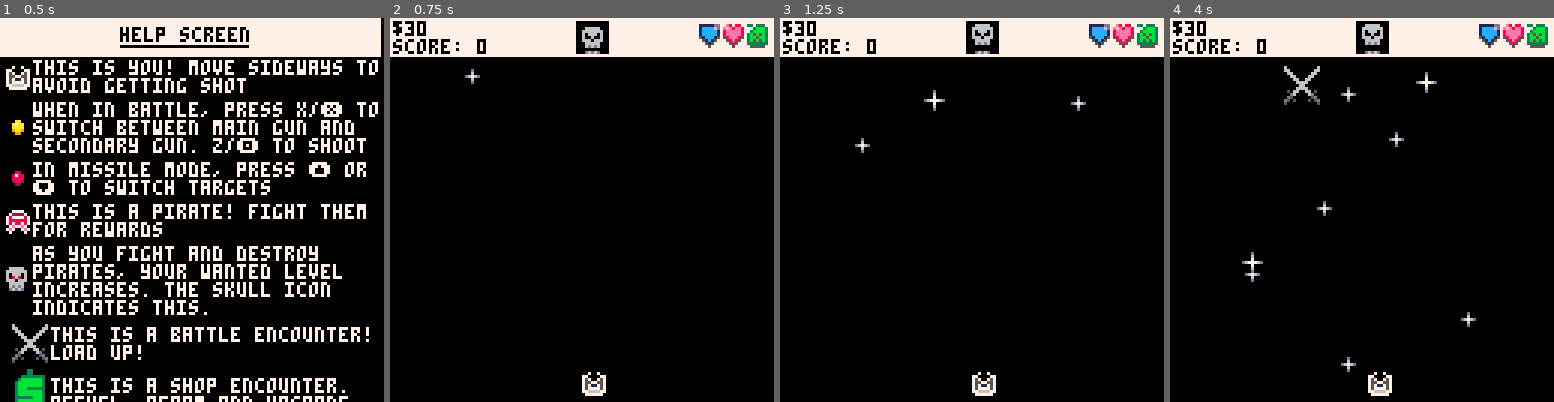
Above: before the commit, frames 1-4 (left to right).
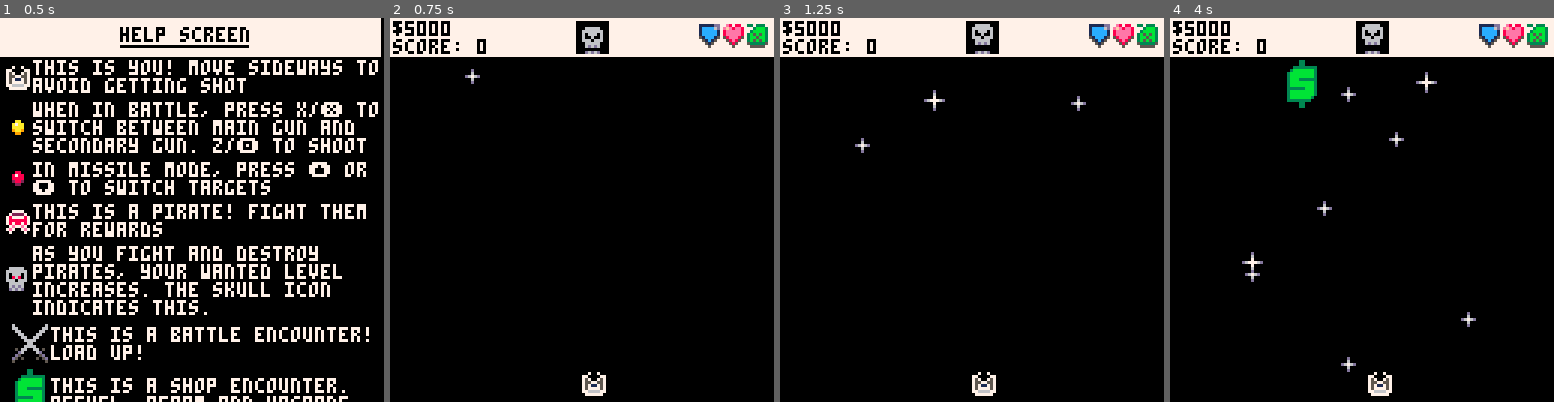
Above: after the commit, the same moments.

Repository: NinetiesPaul/Orion-s-Defender
Game: PICO-8 cartridge orionsdefender.p8
Same seed, same stepped clock (60 frames per second), same inputs: the game is played once before the commit and once after it.
Inputs:
- Up to frame 1 (0.5 s): tap X (X key) at 0.33 s
- Up to frame 2 (0.75 s): tap O (Z key) at 0.7 s
- Up to frame 3 (1.25 s): tap X (X key) at 1.07 s
- Up to frame 4 (4 s): hold Right 1.6-2.1 s; tap O (Z key) every 0.4 s from 1.7 to 3.7 s; tap X (X key) at 1.85, 2.97 s; hold Up 2.15-2.42 s; hold Right 2.47-3.03 s; hold Left 3.08-3.58 s; hold Down 3.63-3.97 s

Frame 1 is identical in both runs. In frame 2, 0.2% of the frame differs, in the area x 3-16%, y 0-5%; in frame 3, 0.2%; in frame 4, 1.0%, in the area x 3-40%, y 0-24%.

Commit message:
first code draft of handling upgrades

Diff:
--- a/orionsdefender.p8
+++ b/orionsdefender.p8
@@ -28,7 +28,7 @@
 	stars = {}
 
 	-- player variables
-	scraps = 30
+	scraps = 5000
 	ship_spr = 017
 	ship_x = 64
 	ship_y = 118
@@ -46,10 +46,10 @@
 		"stun" -- 4
 	}
 
-	current_stat_armor_lvl = 1
-	current_stat_health_lvl = 1
-	max_health = stat_lvl[current_stat_health_lvl]
-	max_armor = stat_lvl[current_stat_armor_lvl]
+	armor_lvl = 1
+	health_lvl = 1
+	max_health = stat_lvl[health_lvl]
+	max_armor = stat_lvl[armor_lvl]
 
 	current_ammo_mode = 1
 	current_weapon_system_lv = 1
@@ -101,13 +101,23 @@
 	player = {
 		fuel = 15,
 		max_fuel = 15,
+		health_lvl = 1,
+		health_max_lvl = 3,
 		health = max_health,
 		max_health = max_health,
+		armor_lvl = 1,
+		armor_max_lvl = 3,
 		armor = max_armor,
 		max_armor = max_armor,
 		missile_lv = missile_lv,
 		missile_n = missile_n,
 		missile_max_capacity = missile_max_capacity,
+		stun_lv = stun_lv,
+		stun_n = stun_n,
+		stun_max_capacity = stun_max_capacity,
+		cluster_lv = cluster_lv,
+		cluster_n = cluster_n,
+		cluster_max_capacity = cluster_max_capacity,
 	}
 
 	random_factor = 0.95
@@ -157,28 +167,37 @@
 			formatted_name = "missile",
 			shops = "both",
 			compare_with = "missile_max_capacity"
-		},--[[
+		},
 		{
-			name = "stun_ammo",
+			name = "stun_n",
 			price = 4,
 			formatted_name = "stun ammo",
 			shops = "both",
-			compare_with = "max_armor"
+			compare_with = "stun_max_capacity"
 		},
 		{
-			name = "cluster_ammo",
+			name = "cluster_n",
 			price = 3,
 			formatted_name = "cluster ammo",
 			shops = "both",
-			compare_with = "max_armor"
+			compare_with = "cluster_max_capacity"
 		},
 		{
-			name = "health_upgrade",
-			price = 50 * current_stat_health_lvl,
+			name = "health_lvl",
+			price = 50 * health_lvl,
 			formatted_name = "health upgrade",
 			shops = "civ",
+			compare_with = "health_max_lvl",
 			enabled = true
 		},
+		{
+			name = "armor_lvl",
+			price = 65 * armor_lvl,
+			formatted_name = "armor upgrade",
+			shops = "civ",
+			compare_with = "armor_max_lvl",
+			enabled = true
+		},--[[
 		{
 			name = "armor_upgrade",
 			price = 65 * current_stat_armor_lvl,
@@ -354,9 +373,9 @@
 				print("ship and hull", 42, 26, 7)
 
 				print("health system lv", 28, 40, 7)
-				print(current_stat_health_lvl, 98, 40, 7)
+				print(player.health_lvl, 98, 40, 7)
 				print("armor system lv", 28, 48, 7)
-				print(current_stat_armor_lvl, 98, 48, 7)
+				print(player.armor_lvl, 98, 48, 7)
 				spr(003, 28, 58)
 				print("health", 37, 59, 7)
 				print(player.health.."/"..player.max_health, 90, 58, 7)
@@ -977,7 +996,7 @@
 
 function create_encounter()
 	local random_factor = rnd()
-	type = (random_factor <= 0.7) and 1 or (random_factor <= 0.875) and 2 or 3
+	type = 2 -- (random_factor <= 0.7) and 1 or (random_factor <= 0.875) and 2 or 3
 
 	local encounter = {}
 	encounter.x = rnd({ 12, 36, 64, 96, 108})
@@ -1443,8 +1462,19 @@
 			if player[current_shop_item.name] < player[current_shop_item.compare_with] then
 				player[current_shop_item.name] = flr(player[current_shop_item.name])
 				player[current_shop_item.name] += 1
-				shop_last_bought = "bought 1 " .. current_shop_item.formatted_name
+				shop_last_bought = "bought " .. current_shop_item.formatted_name
 				scraps -= price
+				if current_shop_item.name == "armor_lvl" then
+					player.armor = stat_lvl[player.armor_lvl]
+					player.max_armor = stat_lvl[player.armor_lvl]
+					current_shop_item.price = player.armor_lvl * price
+					if (player[current_shop_item.name] == 3) current_shop_item.enabled = false
+				elseif current_shop_item.name == "health_lvl" then
+					player.health = stat_lvl[player.health_lvl]
+					player.max_health = stat_lvl[player.health_lvl]
+					current_shop_item.price = player.health_lvl * price
+					if (player[current_shop_item.name] == 3) current_shop_item.enabled = false
+				end
 			else
 				shop_last_bought = current_shop_item.formatted_name .. " at max capacity"
 			end
